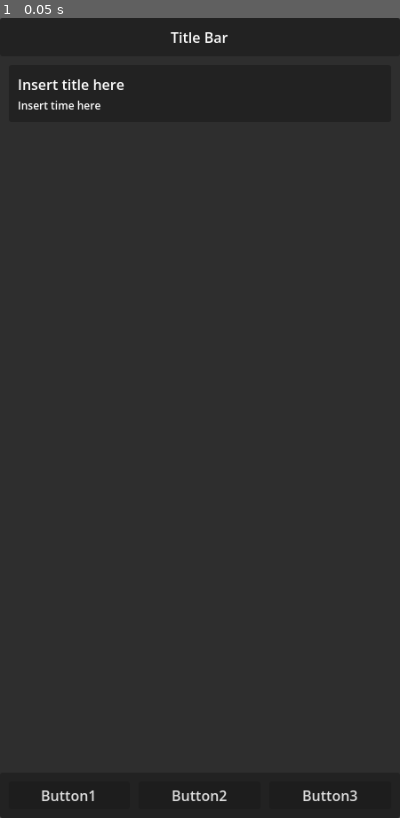
Above: before the commit, frame 1.
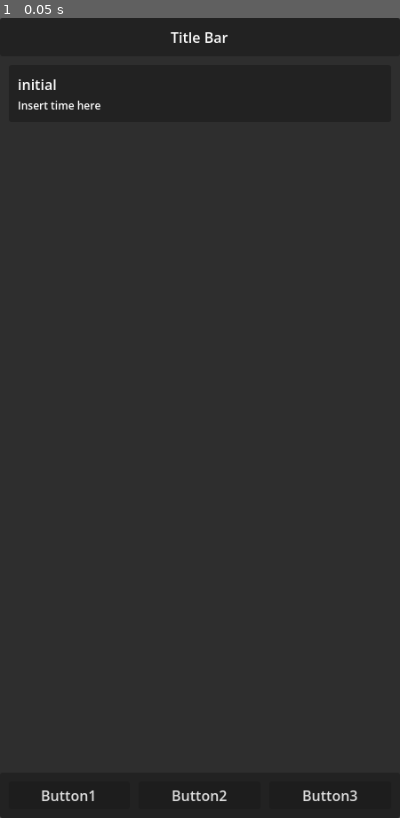
Above: after the commit, the same moment.

Repository: jowashli/doings-tracker
Game: Godot game, scene res://control.tscn
Two runs of this game, one before a commit and one after it. Both use one fixed random seed, a clock stepped at 60 frames per second and the inputs below.
Inputs:
- Up to frame 1 (0.05 s): no input

The runs differ from the first frame. In frame 1, 0.2% of the frame differs, in the area x 4-31%, y 7-9%.

Commit message:
Create block manager
with block creation utility

Diff:
--- a/control.tscn
+++ b/control.tscn
@@ -1,6 +1,4 @@
 [gd_scene format=3 uid="uid://bthqiiwelqjac"]
-
-[ext_resource type="PackedScene" uid="uid://b0q5qn0b38ow6" path="res://scenes/Block.tscn" id="1_0fbet"]
 
 [node name="Control" type="Control" unique_id=1754899738]
 layout_mode = 3
@@ -58,9 +56,6 @@
 size_flags_vertical = 3
 theme_override_constants/separation = 10
 
-[node name="Block" parent="TabContainer/Schedhule/MarginContainer/BlockContainer" unique_id=1950149991 instance=ExtResource("1_0fbet")]
-layout_mode = 2
-
 [node name="ActionBar" type="PanelContainer" parent="TabContainer/Schedhule" unique_id=449001790]
 layout_mode = 2
 
--- a/project.godot
+++ b/project.godot
@@ -14,6 +14,10 @@
 run/main_scene="res://control.tscn"
 config/features=PackedStringArray("4.6", "GL Compatibility")
 config/icon="res://icon.svg"
+
+[autoload]
+
+BlockManager="*uid://cfmsmrwecvwlj"
 
 [display]
 
--- a/scenes/Block.tscn
+++ b/scenes/Block.tscn
@@ -1,6 +1,6 @@
 [gd_scene format=3 uid="uid://b0q5qn0b38ow6"]
 
-[ext_resource type="Script" uid="uid://bi1ppo1scb037" path="res://scripts/Block.gd" id="1_01uos"]
+[ext_resource type="Script" uid="uid://bi1ppo1scb037" path="res://scripts/block/Block.gd" id="1_01uos"]
 
 [node name="Block" type="PanelContainer" unique_id=1950149991]
 script = ExtResource("1_01uos")
--- a/scripts/Block.gd
+++ b/scripts/block/Block.gd
@@ -2,3 +2,9 @@
 
 @onready var TitleLabel : Label = $MarginContainer/VBoxContainer/TitleLabel
 @onready var TimeLabel : Label = $MarginContainer/VBoxContainer/TimeLabel
+
+func set_title ( text : String ) -> void:
+	TitleLabel.text = text
+
+func set_time ( text : String ) -> void:
+	TimeLabel.text = text
--- /dev/null
+++ b/scripts/block/BlockManager.gd
@@ -0,0 +1,15 @@
+extends Node
+
+@onready var BlockContainer : VBoxContainer = $"/root/Control/TabContainer/Schedhule/MarginContainer/BlockContainer"
+@onready var block_scene : PackedScene = load("res://scenes/Block.tscn")
+
+func _ready () -> void:
+	create_and_add_block("initial")
+
+func create_and_add_block ( title : String ) -> Node:
+	var block_instance = block_scene.instantiate()
+	BlockContainer.add_child(block_instance)
+	await block_instance.ready
+
+	block_instance.set_title(title)
+	return block_instance
Renamed: scripts/Block.gd.uid -> scripts/block/Block.gd.uid
Not shown, added: scripts/block/BlockManager.gd.uid
